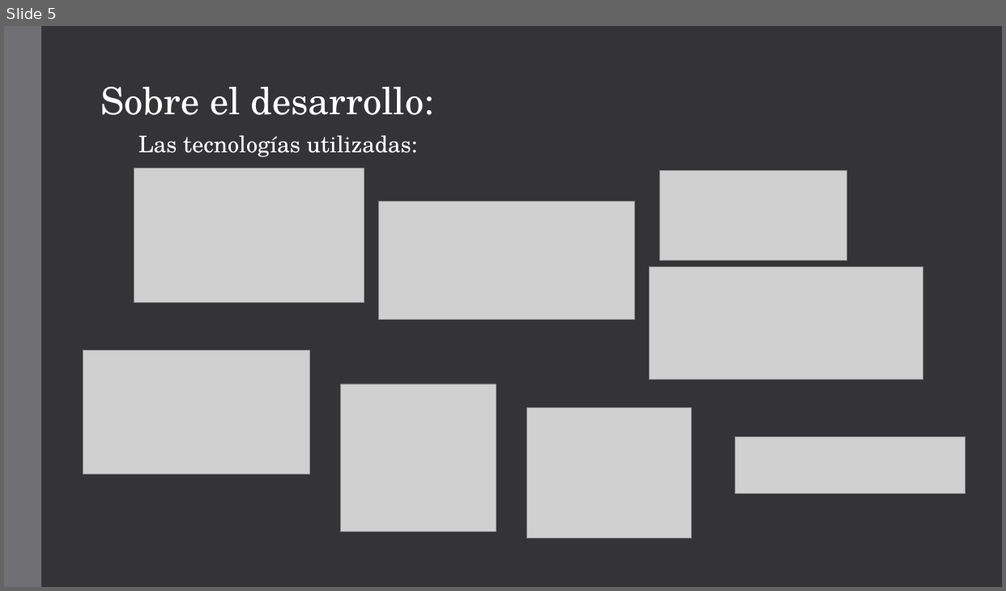
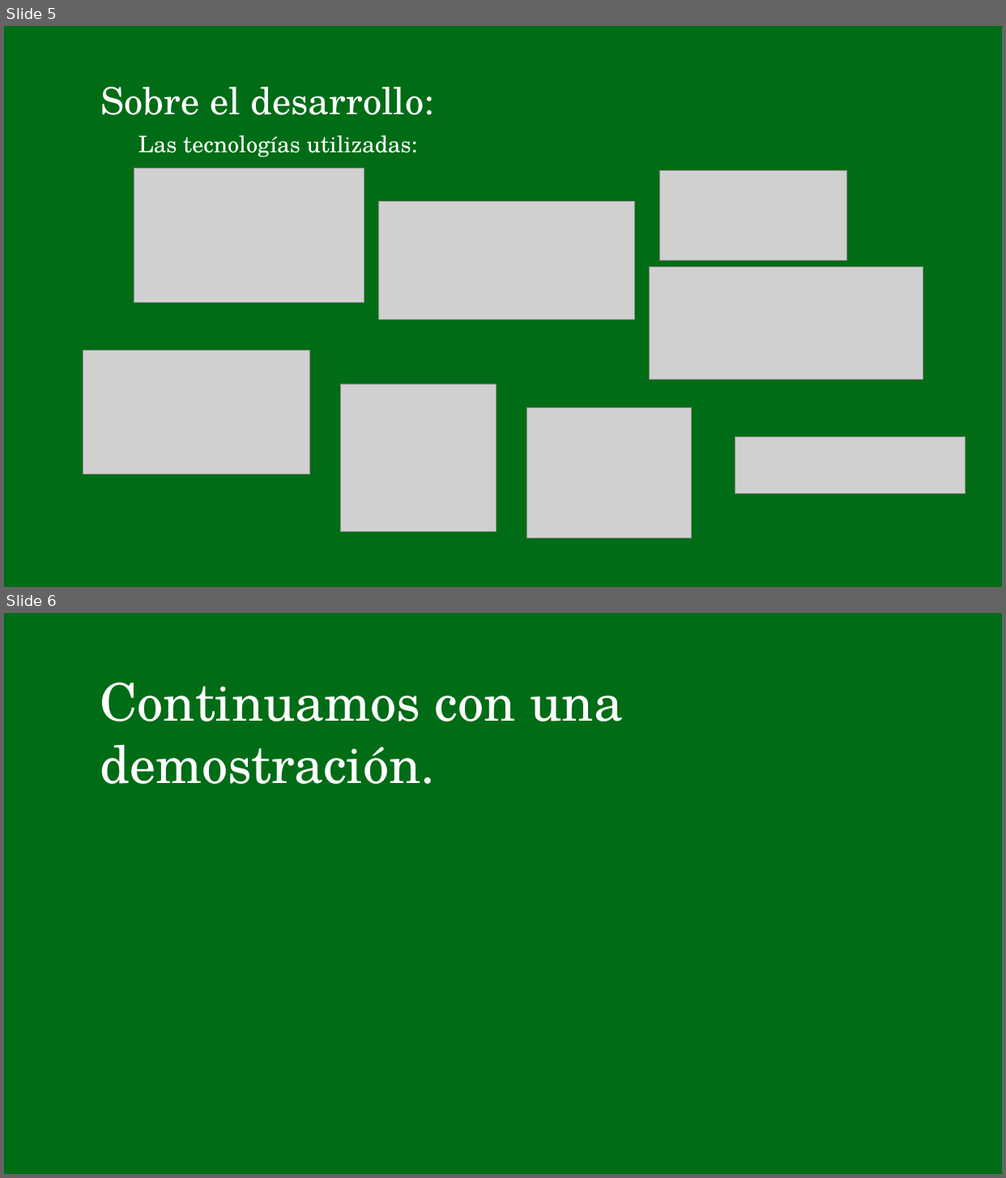
Before and after one commit to PlumpMath/WikiCEP, a slide deck: Presentacion.pptx. Shown one above the other, each under a label of ours: slide 5 before the commit, slides 5 and 6 after it. The pictures are 1006x591 and 1006x1178 pixels, drawn with LibreOffice and Linux fonts; fonts in the diff are those of the drawing; grey boxes stand for pictures. Boxes give left, top, right and bottom in pixels: in the first picture for what was removed or moved away, otherwise in the second. Text is boxed around its words. In the diff, an @@ line names an element or a change of style, - is before the commit and + after.

Commit message:
Cambia color de fondo de presentacion

```diff
--- a/Presentacion.pptx
+++ b/Presentacion.pptx
@@ slide 6 added at (4, 613, 1002, 1174), background #006C15 @@
@@ text added at (100, 682, 623, 784), 50 pt, text #FFFFFF @@
+Continuamos con una demostración.
@@ slide 5 changed as well @@
@@ background #353537 to #006C15 @@
@@ rectangle removed at (4, 26, 41, 587) @@
```
Also in this commit, not shown: 4 other slides changed, 1 slide removed, 1 other file.
